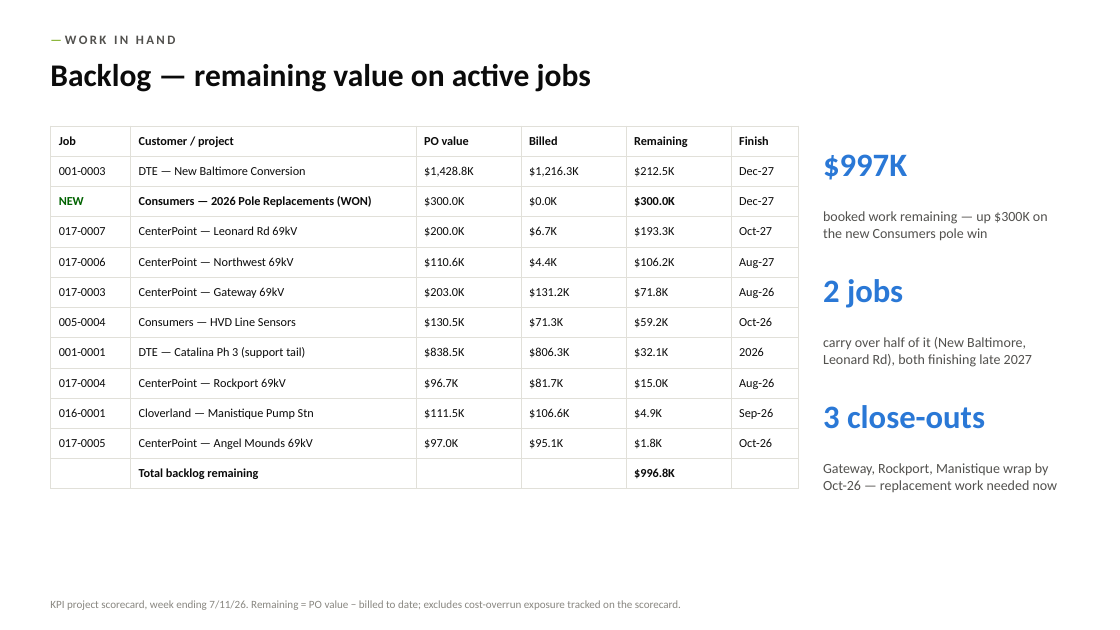
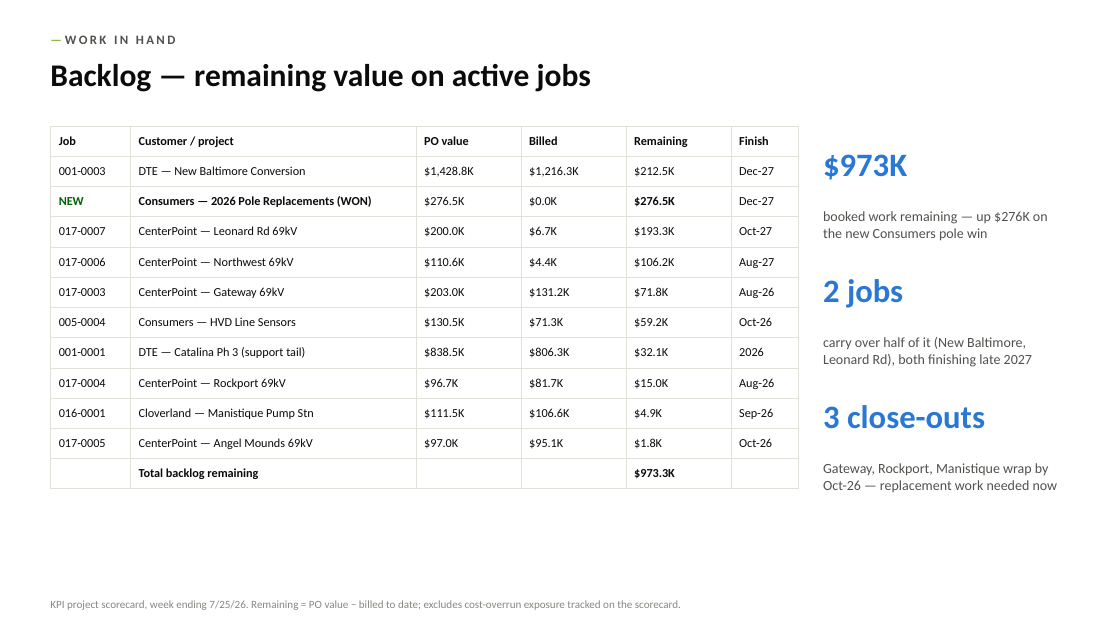
Before and after one commit to codlingjim-debug/CVR---Financial, a slide deck: slide 11 of reports/CVR_Deck_Jun2026.pptx. Drawn at 1120x630 pixels with LibreOffice and Linux fonts; fonts in the diff are those of the drawing. Boxes give left, top, right and bottom in pixels: in the first picture for what was removed or moved away, otherwise in the second. Text is boxed around its words. In the diff, an @@ line names an element or a change of style, - is before the commit and + after.

```diff
--- a/reports/CVR_Deck_Jun2026.pptx
+++ b/reports/CVR_Deck_Jun2026.pptx
@@ table at [50,126,798,483] @@
-row 3, column 3: $300.0K
+row 3, column 3: $276.5K
-row 3, column 5: $300.0K
+row 3, column 5: $276.5K
-row 12, column 5: $996.8K
+row 12, column 5: $973.3K
@@ text at [823,154,907,180]: text changed @@
-$997K
+$973K
@@ text at [823,211,1048,241]: text changed @@
-booked work remaining — up $300K on the new Consumers pole win
+booked work remaining — up $276K on the new Consumers pole win
@@ text at [50,600,681,610]: text changed @@
-KPI project scorecard, week ending 7/11/26. Remaining = PO value − billed to date; excludes cost-overrun exposure tracked on the scorecard.
+KPI project scorecard, week ending 7/25/26. Remaining = PO value − billed to date; excludes cost-overrun exposure tracked on the scorecard.
```
Also in this commit, not shown: 10 other slides changed, 9 other files.
